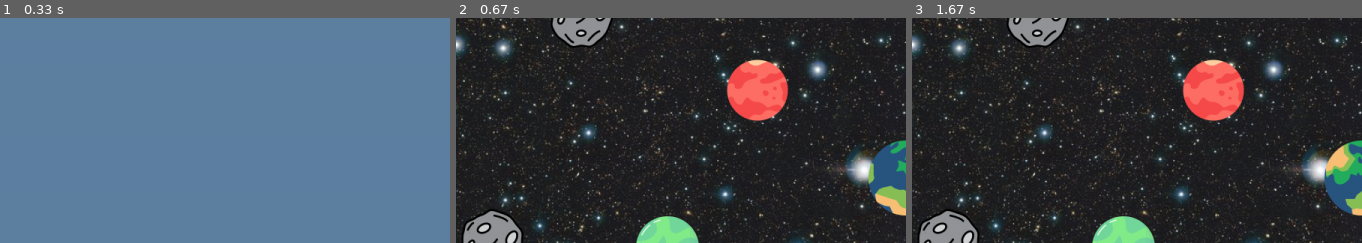
Above: before the commit, frames 1-3 (left to right).
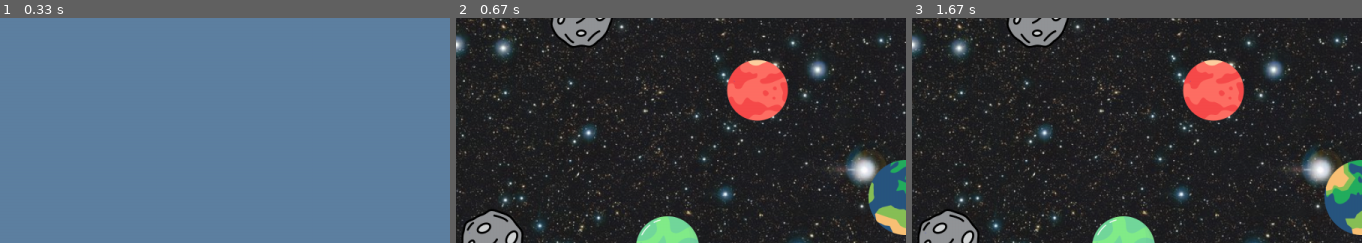
Above: after the commit, the same moments.

Repository: sandarusahan/AI-Principles---Pygame
Game: pygame game, started from aip_agent_astar.py
Same seed, same stepped clock (60 frames per second), same inputs: the game is played once before the commit and once after it.
Inputs:
- Up to frame 1 (0.33 s): no input
- Up to frame 2 (0.67 s): tap R at 0.33 s
- Up to frame 3 (1.67 s): tap A at 0.67 s; hold Right 1-1.47 s; hold Up from 1.5 s (still down)
The pictures show only the part of the screen within x 50-100%, y 18-68%; the shares and areas given below are measured in that part.

Frame 1 is identical in both runs. In frame 2, 2.4% of the frame differs, in the area x 91-100%, y 54-97%; in frame 3, 2.7%.

Commit message:
Renaming ucs file and make earth position fied

Diff:
--- a/aip_agent_astar.py
+++ b/aip_agent_astar.py
@@ -81,7 +81,8 @@
     player_move_std()
     player_agnt_rect.x = 30
     player_agnt_rect.y = 330
-    earth_rect.y = random.randint(50, screen_h-256)
+    # earth_rect.y = random.randint(50, screen_h-256)
+    earth_rect.y = screen_h/2
     stat_velo = 0
     explosion_animation((screen_w+100, screen_h+100))
     start_time = pygame.time.get_ticks()
@@ -214,7 +215,7 @@
 earth2 = pygame.image.load('earth_flip.png').convert_alpha()
 earth_ani = [earth1, earth2]
 earth = earth_ani[earth_index]
-earth_rect = earth.get_rect(center=((screen_w, screen_h/3)))
+earth_rect = earth.get_rect(center=((screen_w, screen_h/2)))
     # center=((screen_w), random.randint(256, screen_h-256)))
 earth_mask = pygame.mask.from_surface(earth)
 
--- a/aip_agent_bfs.py
+++ b/aip_agent_bfs.py
@@ -81,7 +81,8 @@
     player_move_std()
     player_agnt_rect.x = 30
     player_agnt_rect.y = 330
-    earth_rect.y = random.randint(50, screen_h-256)
+    # earth_rect.y = random.randint(50, screen_h-256)
+    earth_rect.y = screen_h/2
     stat_velo = 0
     explosion_animation((screen_w+100, screen_h+100))
     start_time = pygame.time.get_ticks()
@@ -214,7 +215,7 @@
 earth2 = pygame.image.load('earth_flip.png').convert_alpha()
 earth_ani = [earth1, earth2]
 earth = earth_ani[earth_index]
-earth_rect = earth.get_rect(center=((screen_w, screen_h/3)))
+earth_rect = earth.get_rect(center=((screen_w, screen_h/2)))
     # center=((screen_w), random.randint(256, screen_h-256)))
 earth_mask = pygame.mask.from_surface(earth)
 
--- a/aip_agent.py
+++ b/aip_agent_ucs.py
@@ -82,7 +82,8 @@
     player_move_std()
     player_agnt_rect.x = 30
     player_agnt_rect.y = 330
-    earth_rect.y = random.randint(50, screen_h-256)
+    # earth_rect.y = random.randint(50, screen_h-256)
+    earth_rect.y = screen_h/2
     stat_velo = 0
     explosion_animation((screen_w+100, screen_h+100))
     start_time = pygame.time.get_ticks()
@@ -217,7 +218,7 @@
 earth2 = pygame.image.load('earth_flip.png').convert_alpha()
 earth_ani = [earth1, earth2]
 earth = earth_ani[earth_index]
-earth_rect = earth.get_rect(center=((screen_w, screen_h/3)))
+earth_rect = earth.get_rect(center=((screen_w, screen_h/2)))
     # center=((screen_w), random.randint(256, screen_h-256)))
 earth_mask = pygame.mask.from_surface(earth)
 
--- a/aip_records.csv
+++ b/aip_records.csv
@@ -14,3 +14,4 @@
 02:55PM on January 12, 2023,UCS,True,23.763,0.08900213241577148,0.020224,0.109656
 03:00PM on January 12, 2023,USC Graph,True,23.236,0.13197708129882812,0.020232,0.109664
 03:01PM on January 12, 2023,USC Tree,True,22.981,0.10899996757507324,0.021384,0.106988
+05:54PM on January 17, 2023,USC Graph,True,22.897,0.22500348091125488,0.020232,0.109664
